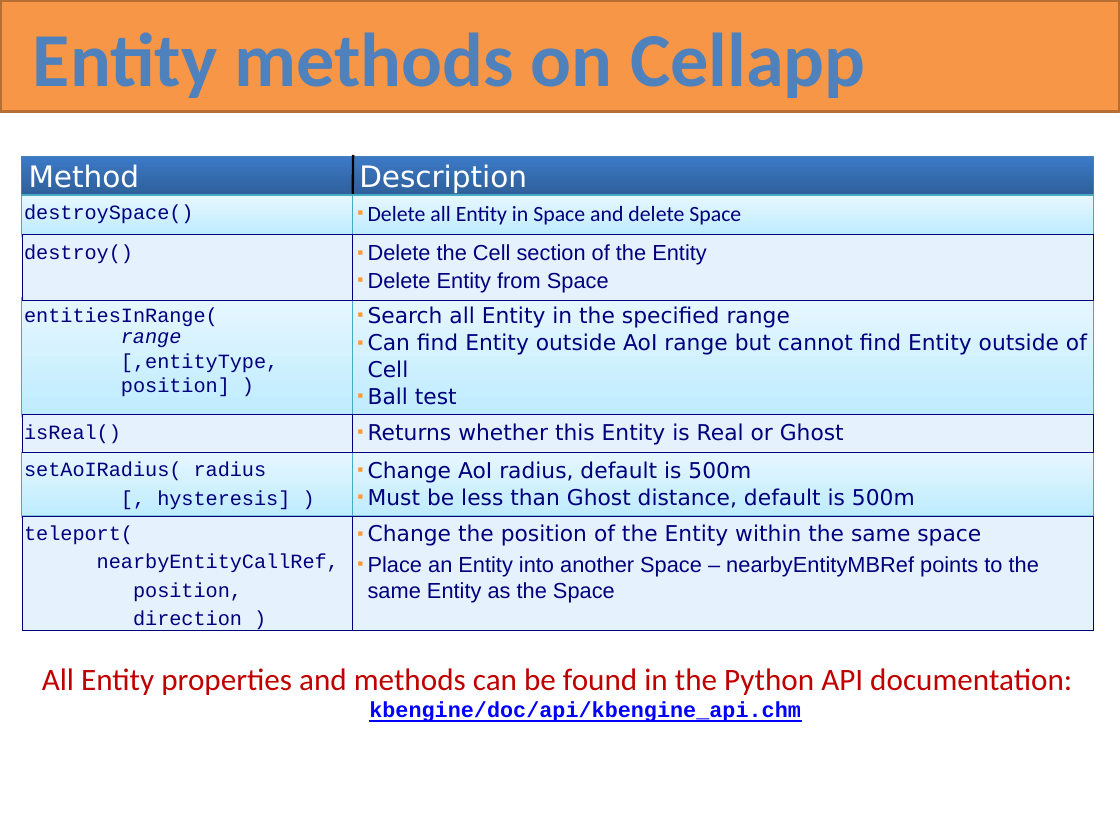
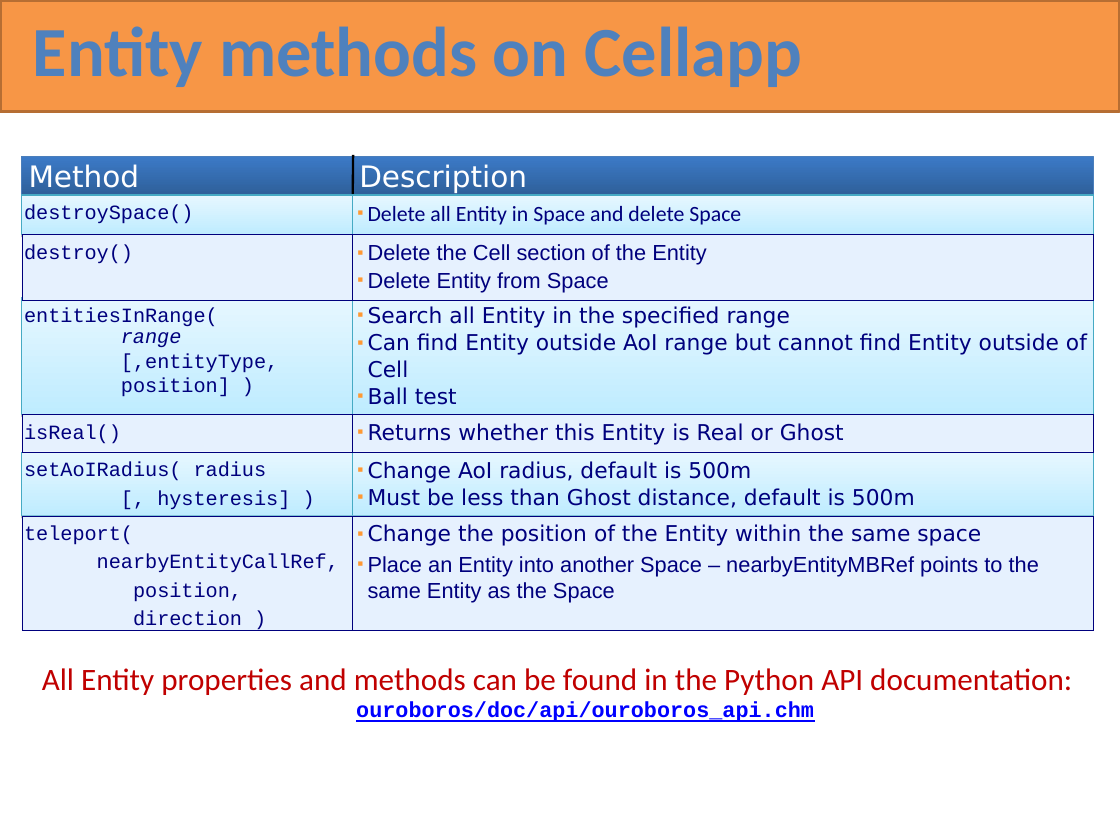
Before and after one commit to RottenVisions/ouroboros, a slide deck: slide 89 of docs/Ouroboros overview(en).pptx. Drawn at 1120x840 pixels with LibreOffice and Linux fonts; fonts in the diff are those of the drawing. Boxes give left, top, right and bottom in pixels: in the first picture for what was removed or moved away, otherwise in the second. Text is boxed around its words. In the diff, an @@ line names an element or a change of style, - is before the commit and + after.

```diff
--- a/docs/Ouroboros overview(en).pptx
+++ b/docs/Ouroboros overview(en).pptx
@@ text "Entity methods on Cellapp" at bbox=[33, 26, 802, 87]: size 49 to 45.3 pt; line spacing 1 to 0.8 @@
@@ text at bbox=[356, 702, 814, 722]: text changed @@
-kbengine/doc/api/kbengine_api.chm
+ouroboros/doc/api/ouroboros_api.chm
```
Also in this commit, not shown: 112 other slides changed, 2 other files.
